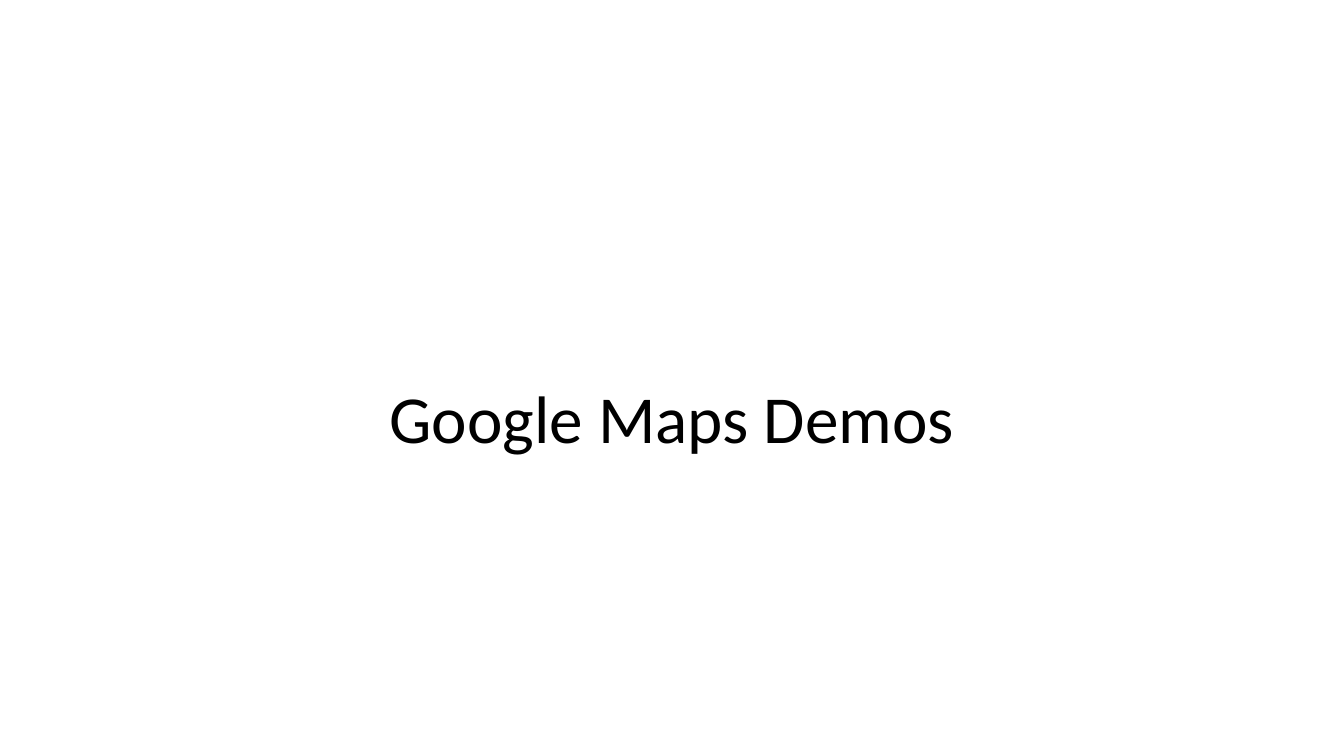
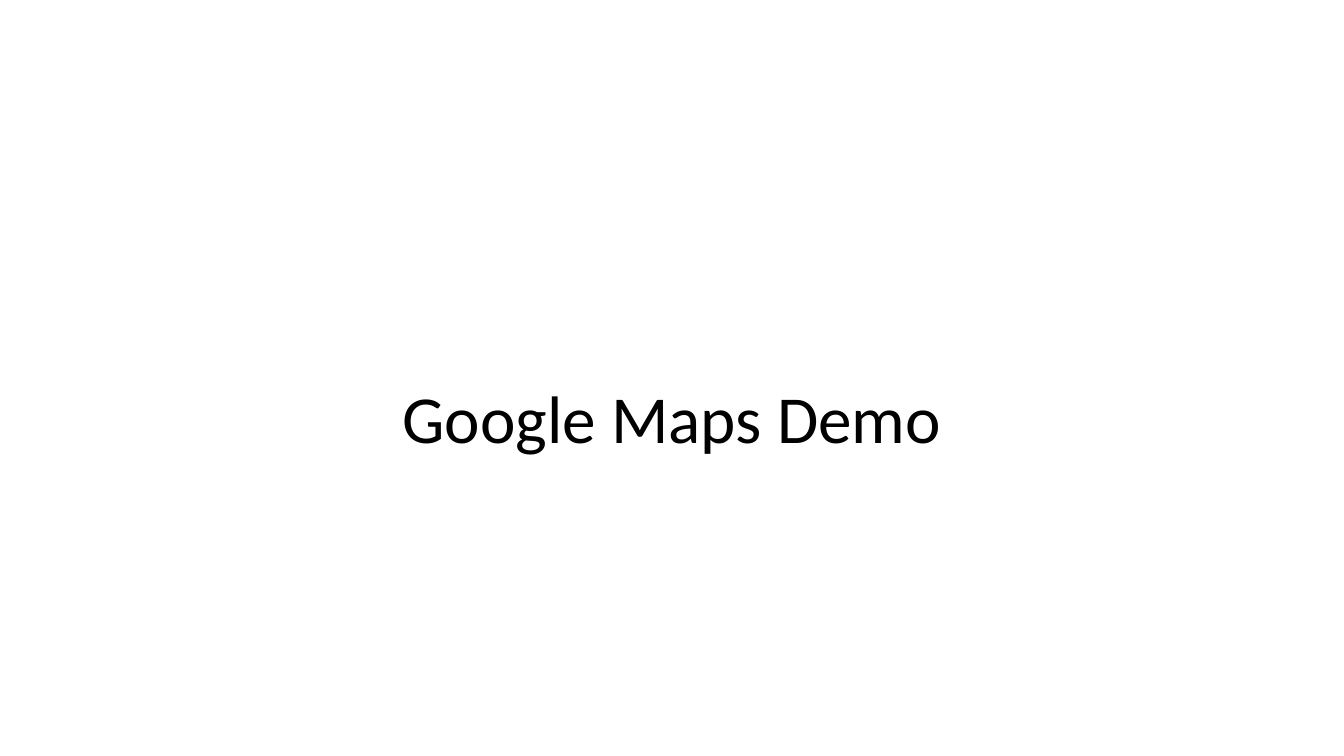
Before and after one commit to EricJPogue/www-epogue-info, a slide deck: slide 2 of CPSC-24700/Presentations/session-26.pptx. Drawn at 1344x756 pixels with LibreOffice and Linux fonts; fonts in the diff are those of the drawing. Boxes give left, top, right and bottom in pixels: in the first picture for what was removed or moved away, otherwise in the second. Text is boxed around its words. In the diff, an @@ line names an element or a change of style, - is before the commit and + after.

```diff
--- a/CPSC-24700/Presentations/session-26.pptx
+++ b/CPSC-24700/Presentations/session-26.pptx
@@ title at [402, 396, 941, 455]: text changed @@
-Google Maps Demos
+Google Maps Demo
```
Also in this commit, not shown: 3 other files.
